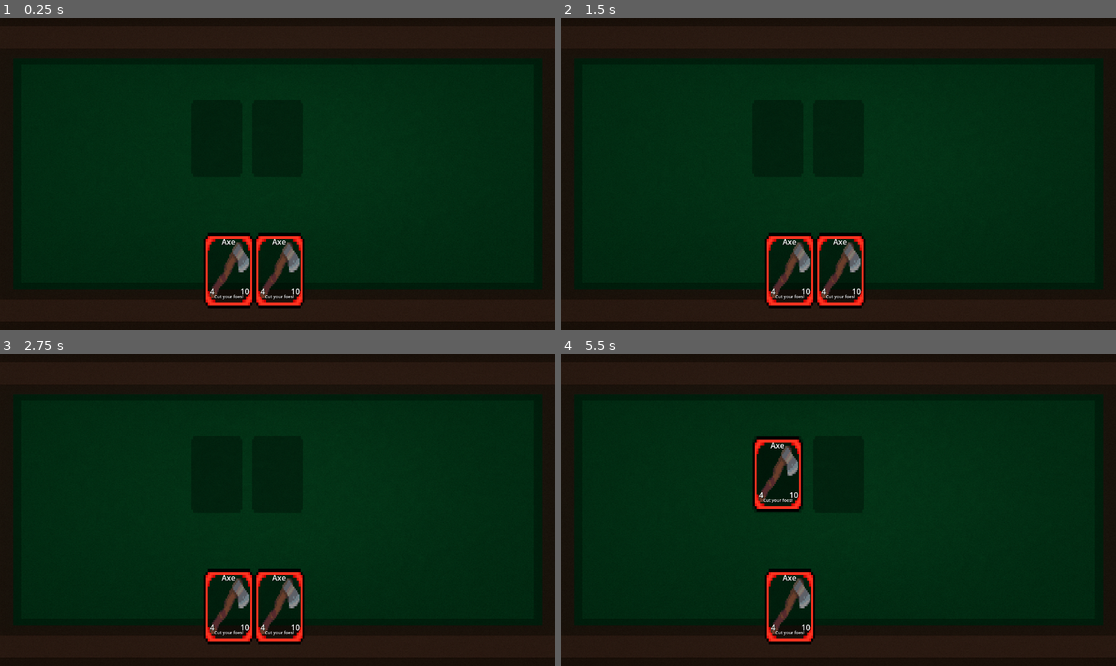
Above: before the commit, frames 1-4 (two rows, left to right).
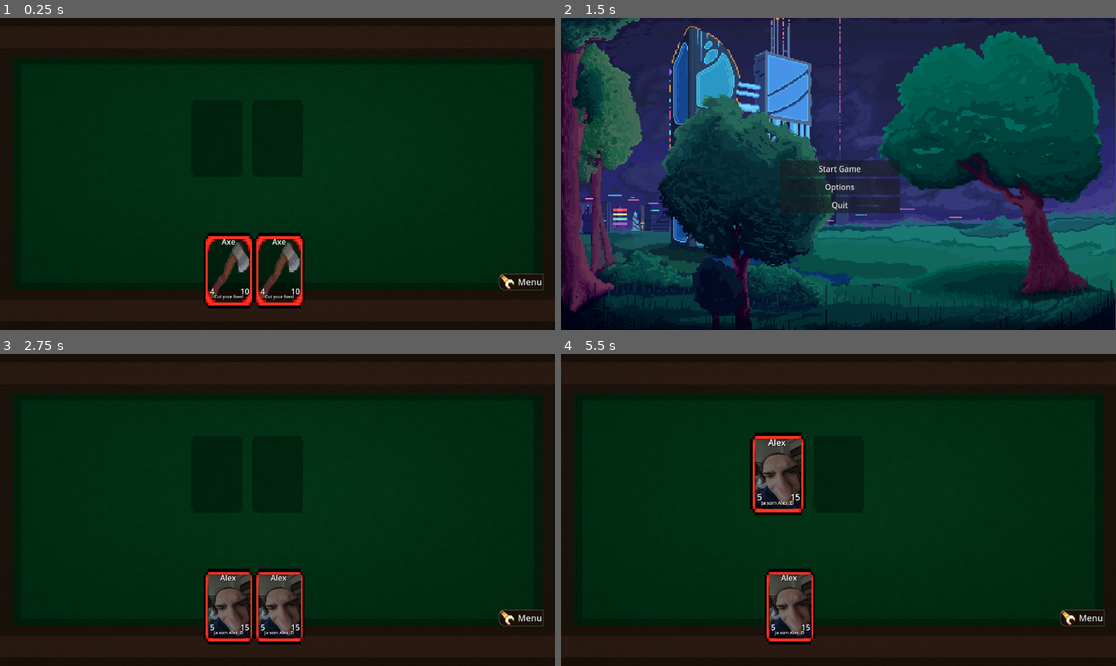
Above: after the commit, the same moments.

Repository: DarkRawel/Arcana
Game: Godot game, scene res://scenes/game.tscn
Same seed, same stepped clock (60 frames per second), same inputs: the game is played once before the commit and once after it.
Inputs (mouse positions are in pixels of both pictures, inside the frame that each line leads up to):
- Up to frame 1 (0.25 s): no input
- Up to frame 2 (1.5 s): click (1082, 283) at 0.5 s, where only the run after the commit has a clickable "Menu"; click (1082, 292) at 1.25 s, where only the run after the commit has a clickable "Main Menu"
- Up to frame 3 (2.75 s): click (277, 503) at 2 s, where only the run after the commit has a clickable "Start Game"
- Up to frame 4 (5.5 s): tap Enter at 2.75, 4.25 s; drag from (838, 475) to (788, 606) at 2.77 s; tap Space at 3.5, 5 s; drag from (777, 475) to (788, 606) at 3.52 s; click (788, 606) at 4.42 s; drag from (838, 606) to (777, 475) at 5.02 s

The runs differ from the first frame. In frame 1, 0.3% of the frame differs, in the area x 89-98%, y 81-88%; in frame 2, 95%, in the area x 0-100%, y 0-100%; in frame 3, 3.1%; in frame 4, 4.2%.
Error before the commit: Invalid assignment of property or key 'dragging' with value of type 'bool' on a base object of type 'Nil'. (res://scripts/card_slot.gd:19)

Commit message:
Add menu button with popup and card hover effect
Introduces a Menu button to the game scene with a popup containing navigation options, including a button to return to the main menu. Refactors card hover logic to visually scale cards on hover instead of emitting signals. Adds supporting script, UID, and wrench icon assets.

Diff:
--- a/scenes/game.tscn
+++ b/scenes/game.tscn
@@ -1,8 +1,47 @@
-[gd_scene load_steps=4 format=3 uid="uid://bvfgeyyd6tv4h"]
+[gd_scene load_steps=13 format=3 uid="uid://bvfgeyyd6tv4h"]
 
 [ext_resource type="Script" uid="uid://s4ipgbioh0hk" path="res://scenes/game.gd" id="1_lnu2h"]
 [ext_resource type="PackedScene" uid="uid://csiaigsxpyld8" path="res://scenes/card_slot.tscn" id="2_gee14"]
+[ext_resource type="Texture2D" uid="uid://6ycsp1vx0cvy" path="res://sprites/Wrench.png" id="4_lbhrr"]
+[ext_resource type="Script" uid="uid://dgph3vq4uuute" path="res://scripts/menu_button.gd" id="5_iywne"]
 [ext_resource type="Texture2D" uid="uid://4d1716045wpy" path="res://Background.png" id="8_0tnpc"]
+
+[sub_resource type="StyleBoxFlat" id="StyleBoxFlat_lbhrr"]
+bg_color = Color(0.09803922, 0.0627451, 0.03529412, 1)
+corner_radius_top_left = 10
+corner_radius_bottom_left = 10
+shadow_color = Color(0.7294118, 0.7294118, 0.7294118, 0.9882353)
+shadow_size = 1
+
+[sub_resource type="StyleBoxFlat" id="StyleBoxFlat_u5sy4"]
+bg_color = Color(0.1406245, 0.097607456, 0.06241171, 1)
+corner_radius_top_left = 10
+corner_radius_bottom_left = 10
+
+[sub_resource type="StyleBoxFlat" id="StyleBoxFlat_gee14"]
+bg_color = Color(0.09803922, 0.0627451, 0.03529412, 1)
+shadow_color = Color(0.7294118, 0.7294118, 0.7294118, 0.9882353)
+shadow_size = 3
+
+[sub_resource type="StyleBoxFlat" id="StyleBoxFlat_iywne"]
+bg_color = Color(0.14117648, 0.09803922, 0.0627451, 1)
+corner_radius_top_left = 10
+shadow_color = Color(0.7294118, 0.7294118, 0.7294118, 0.9882353)
+shadow_size = 1
+
+[sub_resource type="StyleBoxFlat" id="StyleBoxFlat_0tnpc"]
+bg_color = Color(0.20616919, 0.14894417, 0.1021416, 1)
+corner_radius_top_left = 10
+
+[sub_resource type="StyleBoxFlat" id="StyleBoxFlat_p57ef"]
+bg_color = Color(0.14223942, 0.09682568, 0.0613615, 1)
+corner_radius_bottom_left = 10
+shadow_color = Color(0.7294118, 0.7294118, 0.7294118, 0.9882353)
+shadow_size = 1
+
+[sub_resource type="StyleBoxFlat" id="StyleBoxFlat_vtaks"]
+bg_color = Color(0.20784314, 0.14901961, 0.101960786, 1)
+corner_radius_bottom_left = 10
 
 [node name="Game" type="Node2D"]
 script = ExtResource("1_lnu2h")
@@ -17,3 +56,42 @@
 
 [node name="CardSlot2" parent="." instance=ExtResource("2_gee14")]
 position = Vector2(450, 250)
+
+[node name="Menu_Button" type="Button" parent="."]
+offset_left = 1037.0
+offset_top = 532.0
+offset_right = 1127.0
+offset_bottom = 564.0
+theme_override_font_sizes/font_size = 18
+theme_override_styles/normal = SubResource("StyleBoxFlat_lbhrr")
+theme_override_styles/pressed = SubResource("StyleBoxFlat_u5sy4")
+theme_override_styles/hover = SubResource("StyleBoxFlat_gee14")
+text = "Menu"
+icon = ExtResource("4_lbhrr")
+expand_icon = true
+script = ExtResource("5_iywne")
+
+[node name="VBoxContainer" type="VBoxContainer" parent="Menu_Button"]
+visible = false
+layout_mode = 0
+offset_top = 32.0
+offset_right = 90.0
+offset_bottom = 48.0
+theme_override_constants/separation = 0
+
+[node name="Back_to_menuBtn" type="Button" parent="Menu_Button/VBoxContainer"]
+layout_mode = 2
+theme_override_font_sizes/font_size = 12
+theme_override_styles/normal = SubResource("StyleBoxFlat_iywne")
+theme_override_styles/hover = SubResource("StyleBoxFlat_0tnpc")
+text = "Main Menu"
+
+[node name="PlaceholderBtn" type="Button" parent="Menu_Button/VBoxContainer"]
+layout_mode = 2
+theme_override_font_sizes/font_size = 12
+theme_override_styles/normal = SubResource("StyleBoxFlat_p57ef")
+theme_override_styles/hover = SubResource("StyleBoxFlat_vtaks")
+text = "Placeholder"
+
+[connection signal="pressed" from="Menu_Button" to="Menu_Button" method="_on_pressed"]
+[connection signal="pressed" from="Menu_Button/VBoxContainer/Back_to_menuBtn" to="Menu_Button" method="_on_back_to_menu_btn_pressed"]
--- a/scripts/card.gd
+++ b/scripts/card.gd
@@ -1,8 +1,8 @@
 class_name Card
 extends Node2D
 
-signal hovered
-signal hovered_off
+var CARD = self
+var hovering := false
 var dragging := false
 var original_pos:= Vector2.ZERO
 @export var data: CardData
@@ -21,15 +21,19 @@
 	$CardTexture.expand = true
 
 func _process(delta: float) -> void: #pohyb karty.
+	if hovering:
+		CARD.scale = Vector2(1.1, 1.1)
+	else:
+		CARD.scale = Vector2(1.0, 1.0)
 	if dragging:
 		global_position = get_global_mouse_position()
 
 func _on_area_2d_mouse_entered() -> void: # treba opraviť
-	emit_signal("hovered", self)
+	hovering = true
 
 
 func _on_area_2d_mouse_exited() -> void: # treba opraviť
-	emit_signal("hovered_off", self)
+	hovering = false
 
 
 func _on_area_2d_input_event(viewport: Node, event: InputEvent, shape_idx: int) -> void: #pohyb karty
--- /dev/null
+++ b/scripts/menu_button.gd
@@ -0,0 +1,26 @@
+extends Button
+#VYSVETLIVKY FARIEB:
+#Main Color - 191009
+#Popupbtn Color - 241910
+#Popupbtn Color_hover - 35261a
+#Shadow Color - bababafc
+@onready var CONTAINER = $VBoxContainer #ukladá vboxcontainer
+# Called when the node enters the scene tree for the first time.
+func _ready() -> void:
+	pass # Replace with function body.
+
+
+# Called every frame. 'delta' is the elapsed time since the previous frame.
+func _process(delta: float) -> void:
+	pass
+
+
+func _on_pressed() -> void:
+	if CONTAINER.visible:
+		CONTAINER.visible = false
+	else:
+		CONTAINER.visible = true
+
+
+func _on_back_to_menu_btn_pressed() -> void:
+	get_tree().change_scene_to_file("res://scenes/mainmenu.tscn")
Not shown, added: scripts/menu_button.gd.uid
Binary file added: sprites/Wrench.png
Not shown, added: sprites/Wrench.png.import
